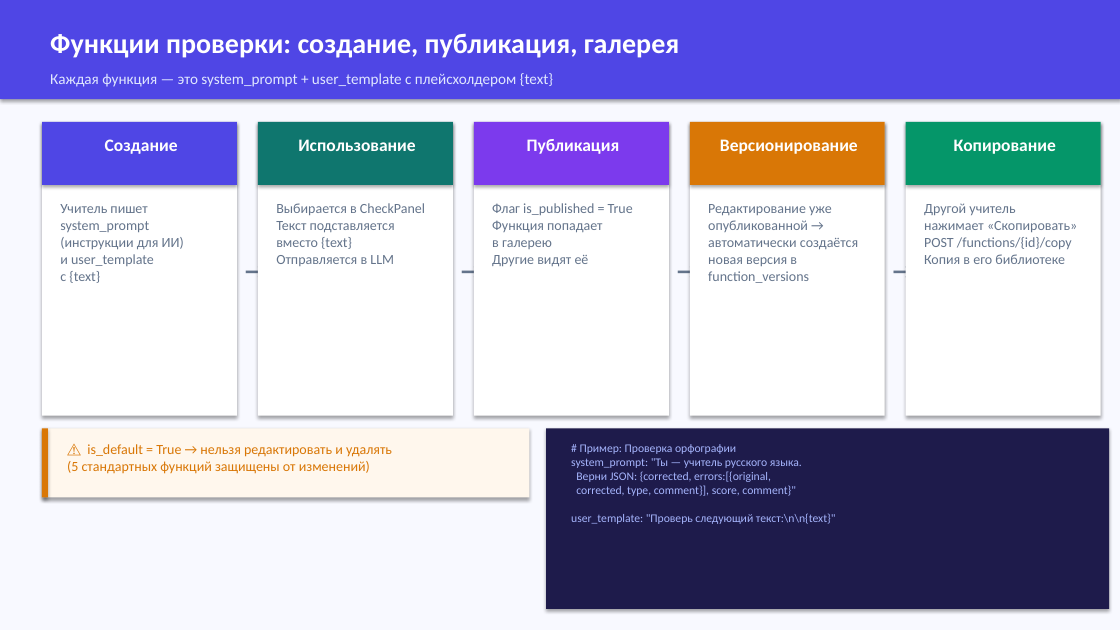
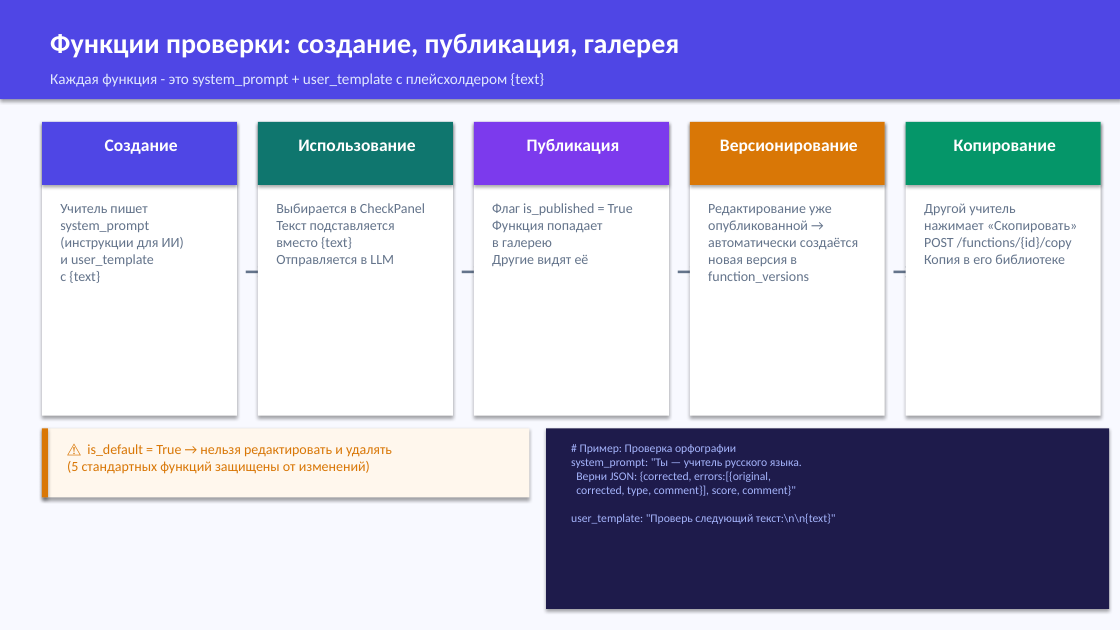
Before and after one commit to KatyaDolgova/russian-handwriting-checker, a slide deck: slide 12 of russian-handwriting-checker-new/RusYazyk_AI_v2.pptx. Drawn at 1120x630 pixels with LibreOffice and Linux fonts; fonts in the diff are those of the drawing. Boxes give left, top, right and bottom in pixels: in the first picture for what was removed or moved away, otherwise in the second. Text is boxed around its words. In the diff, an @@ line names an element or a change of style, - is before the commit and + after.

```diff
--- a/russian-handwriting-checker-new/RusYazyk_AI_v2.pptx
+++ b/russian-handwriting-checker-new/RusYazyk_AI_v2.pptx
@@ text at [50,73,544,87]: text changed @@
-Каждая функция — это system_prompt + user_template с плейсхолдером {text}
+Каждая функция - это system_prompt + user_template с плейсхолдером {text}
```
Also in this commit, not shown: 15 other slides changed, 8 other files.
